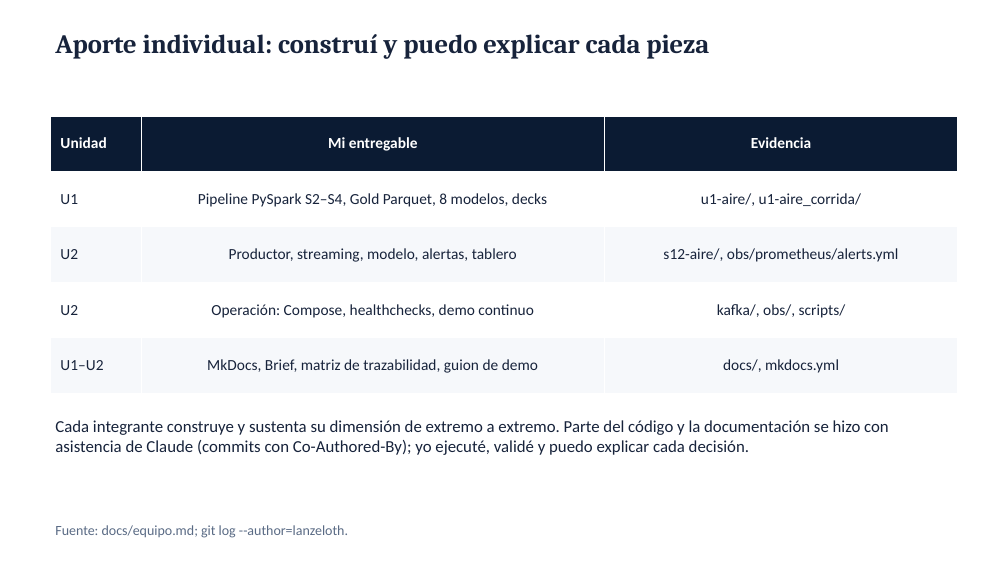
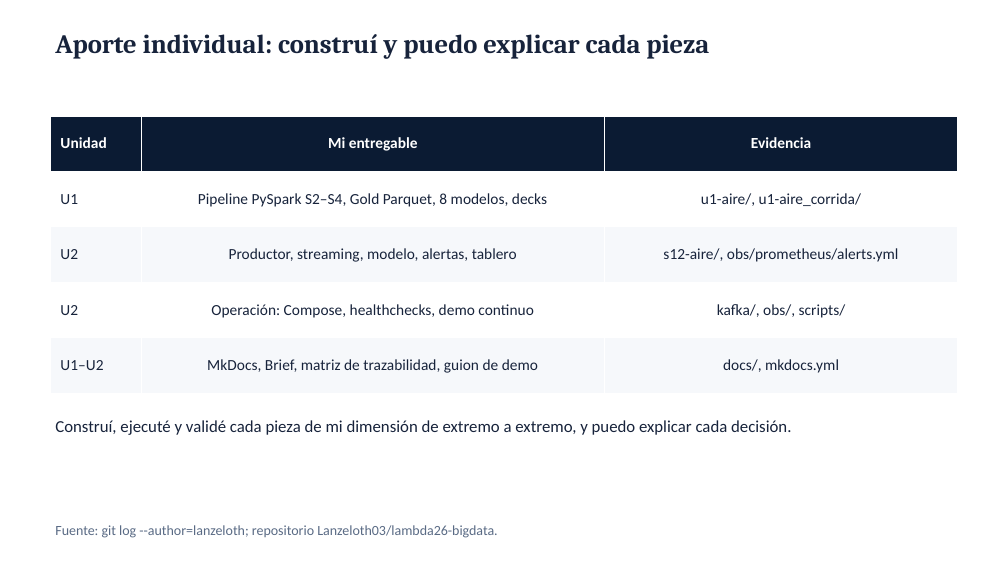
Before and after one commit to Lanzeloth03/lambda26-bigdata, a slide deck: slide 15 of presentacion/EcoData_U1_U2_Aire_Lanzeloth.pptx (slide 14 before the commit). Drawn at 1008x567 pixels with LibreOffice and Linux fonts; fonts in the diff are those of the drawing. Boxes give left, top, right and bottom in pixels: in the first picture for what was removed or moved away, otherwise in the second. Text is boxed around its words. In the diff, an @@ line names an element or a change of style, - is before the commit and + after.

```diff
--- a/presentacion/EcoData_U1_U2_Aire_Lanzeloth.pptx
+++ b/presentacion/EcoData_U1_U2_Aire_Lanzeloth.pptx
@@ text at (55, 420, 791, 435): text changed @@
-Cada integrante construye y sustenta su dimensión de extremo a extremo. Parte del código y la documentación se hizo con asistencia de Claude (commits con Co-Authored-By); yo ejecuté, validé y puedo explicar cada decisión.
+Construí, ejecuté y validé cada pieza de mi dimensión de extremo a extremo, y puedo explicar cada decisión.
@@ text at (55, 525, 497, 538): text changed @@
-Fuente: docs/equipo.md; git log --author=lanzeloth.
+Fuente: git log --author=lanzeloth; repositorio Lanzeloth03/lambda26-bigdata.
```
Also in this commit, not shown: 7 other slides changed, 1 slide added, 16 other files.
